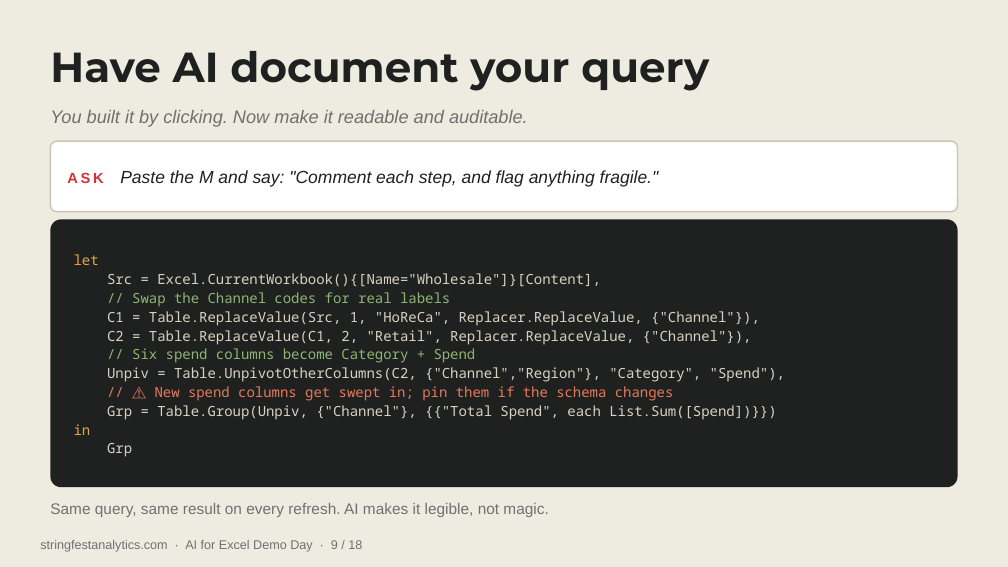
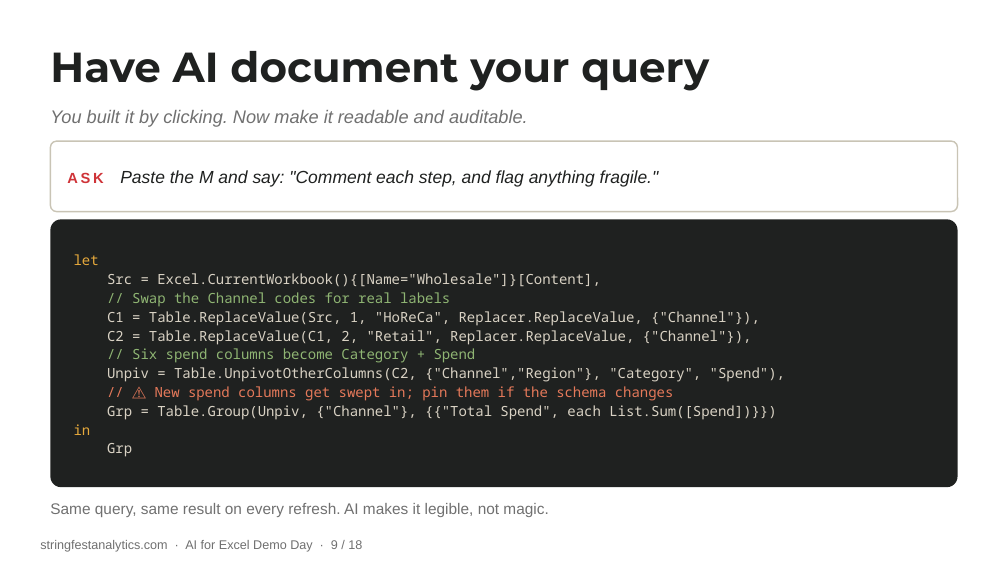
Before and after one commit to stringfestdata/ai-for-excel-demo-day, a slide deck: slide 9 of AI-for-Excel-Demo-Day.pptx. Drawn at 1008x567 pixels with LibreOffice and Linux fonts; fonts in the diff are those of the drawing. Boxes give left, top, right and bottom in pixels: in the first picture for what was removed or moved away, otherwise in the second. Text is boxed around its words. In the diff, an @@ line names an element or a change of style, - is before the commit and + after.

```diff
--- a/AI-for-Excel-Demo-Day.pptx
+++ b/AI-for-Excel-Demo-Day.pptx
@@ background #EEECE1 to #FFFFFF @@
```
Also in this commit, not shown: 16 other slides changed, 1 slide added, 1 slide removed, 5 other files.
